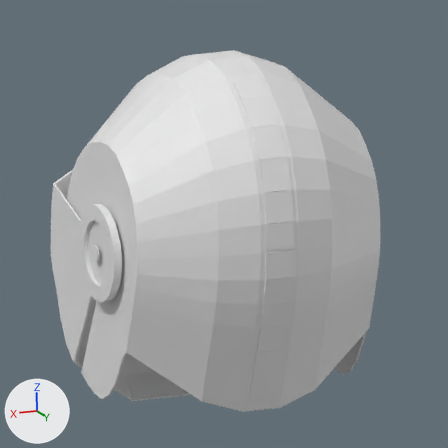
The Blender file out/helmet.blend, before and after one commit.
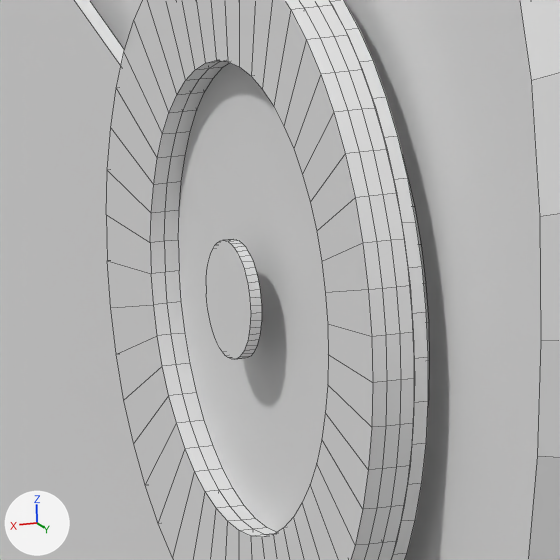
Each version appears first from the file's camera 'Camera', and next in a close-up on the part from 14% to 31% of the width and 47% to 64% of the height. Every picture has the same lights, and +X, +Y and +Z are marked at lower left. The first two pictures are the older version. The close-ups show mesh edges as thin lines.

The first close-up shows 'Chicago screw L', 'Ear L0', 'Ear L1', 'Ear L2', 'Faceplate', 'Shell' and 1 more.
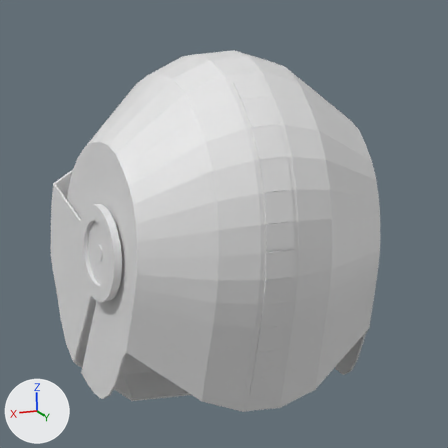
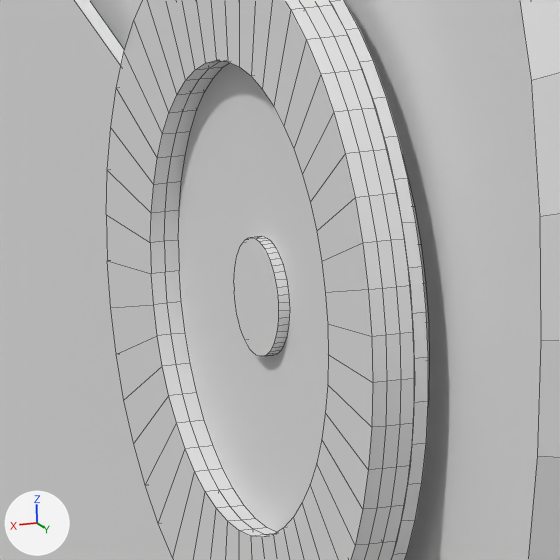
Pixel boxes [x1, y1, x2, y2] of what changed, in the close-ups (560 x 560 px):
'Chicago screw L', moved
    before: [206, 239, 262, 360]
    after: [234, 236, 290, 357]

The change, as a diff of the scene's bpy script:
```diff
--- a/out/helmet.blend.py
+++ b/out/helmet.blend.py
@@ me_chicago_screw_l @@
 # used by ob_chicago_screw_l; location = (0.0, 0.0, 0.0)
-me_chicago_screw_l.from_pydata(...)  # 96 vertices, 50 faces; spans x 105.0..106.2, y 3.0..15.0, z -26.0..-14.0
+me_chicago_screw_l.from_pydata(...)  # 96 vertices, 50 faces; spans x 102.0..103.2, y 3.0..15.0, z -26.0..-14.0
+# me_chicago_screw_l part 1: the whole mesh is moved by (-3.0, 0.0, 0.0)
 me_chicago_screw_l.materials.append(mat_hardware)
```
